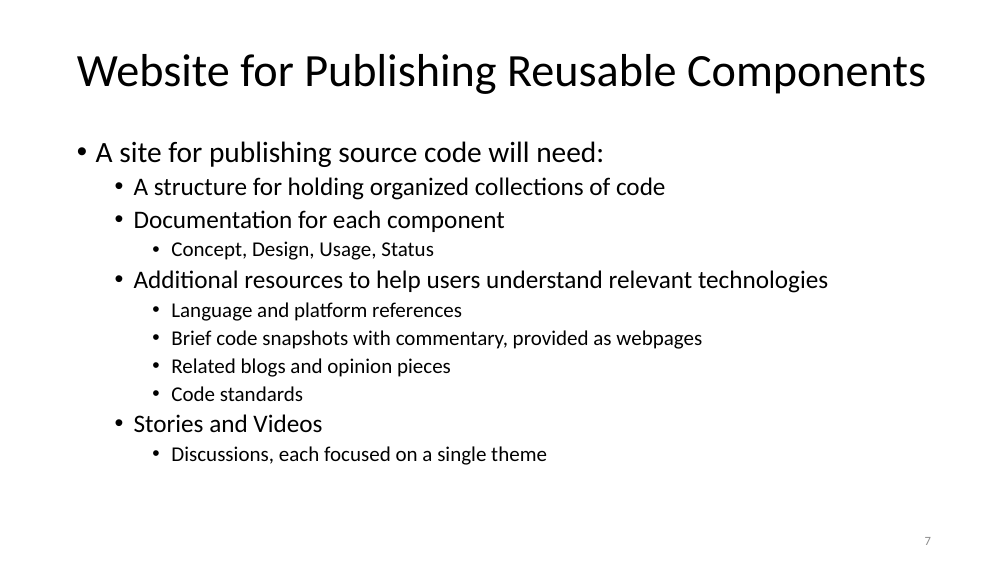
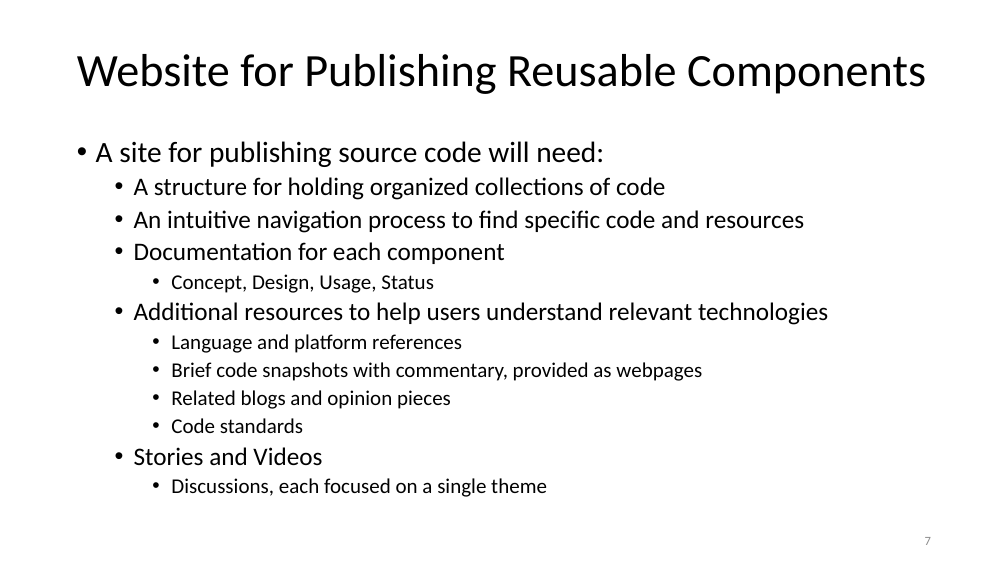
Before and after one commit to JimFawcett/JimFawcett.github.io, a slide deck: slide 7 of Resources/PublishingSourceCode.pptx. Drawn at 1008x567 pixels with LibreOffice and Linux fonts; fonts in the diff are those of the drawing. Boxes give left, top, right and bottom in pixels: in the first picture for what was removed or moved away, otherwise in the second. Text is boxed around its words. In the diff, an @@ line names an element or a change of style, - is before the commit and + after.

```diff
--- a/Resources/PublishingSourceCode.pptx
+++ b/Resources/PublishingSourceCode.pptx
@@ text at <box>134,210,804,233</box>: paragraph added @@
+  • An intuitive navigation process to find specific code and resources
```
Also in this commit, not shown: 1 other file.
